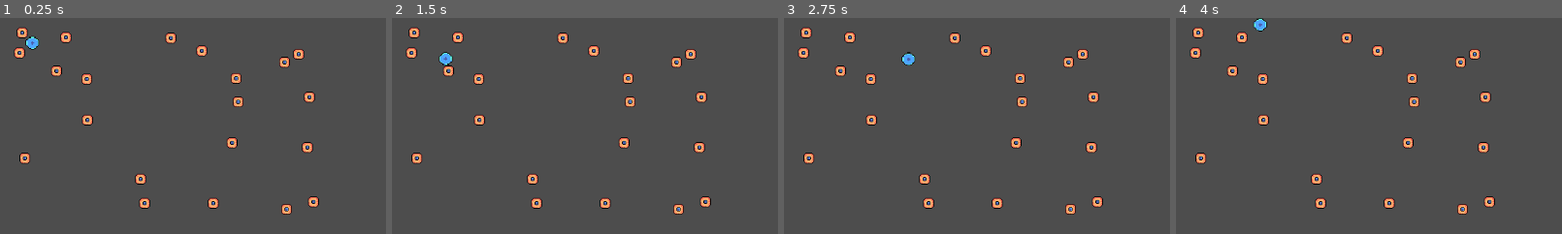
Above: before the commit, frames 1-4 (left to right).
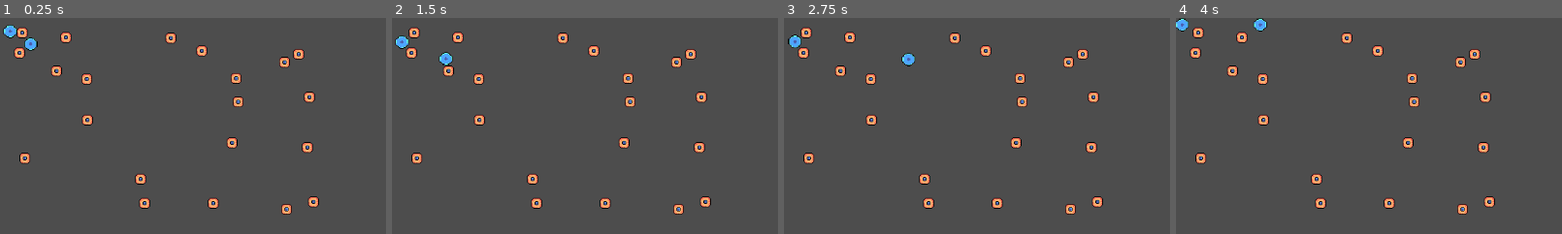
Above: after the commit, the same moments.

Repository: shrimp-dev/AI-game-godot
Game: Godot game, scene res://main_map.tscn
Same seed, same stepped clock (60 frames per second), same inputs: the game is played once before the commit and once after it.
Inputs:
- Up to frame 1 (0.25 s): no input
- Up to frame 2 (1.5 s): tap Enter at 0.5 s; hold Right (ui_right) 0.53-1.28 s; tap Space at 1.25 s; hold Down (ui_down) from 1.28 s (still down)
- Up to frame 3 (2.75 s): tap Enter at 2 s; release Down (ui_down) at 2.03 s; hold Right (ui_right) from 2.03 s (still down)
- Up to frame 4 (4 s): release Right (ui_right) at 2.78 s; hold Up (ui_up) 2.78-3.53 s; tap Space at 3.5 s; hold Left (ui_left) from 3.53 s (still down)
The pictures show only the part of the screen within x 0-50%, y 0-50%; the shares and areas given below are measured in that part.

The runs differ from the first frame. In frame 1, 0.3% of the frame differs, in the area x 0-11%, y 3-16%; in frame 2, 0.2%; in frame 3, 0.2%; in frame 4, 0.2%.

Commit message:
add tcp socket

Diff:
--- /dev/null
+++ b/controller.gd
@@ -0,0 +1,74 @@
+extends Node
+
+signal spawnMacrofSignal()
+signal updateMacroSpeedSignal()
+
+class Command:
+	var actor #String
+	var id   #Int
+	var commandStr #String
+	var x #int
+	var y #int
+
+	func _init(_actor: String = "", _id = 0,_command: String = "", _x: int = 0, _y: int = 0):
+		actor = _actor
+		commandStr = _command
+		x = _x
+		y = _y
+		id = _id
+
+	func to_dict() -> Dictionary:
+		return {
+			"actor": actor,
+			"commandStr": commandStr,
+			"x": x,
+			"y": y,
+			"id": id
+		}
+
+	func from_dict(data: Dictionary) -> void:
+		actor = data.get("actor", "")
+		commandStr = data.get("commandStr", "")
+		x = data.get("x", 0)
+		y = data.get("y", 0)
+		id = data.get("id", 0)
+
+	func to_json() -> String:
+		return JSON.stringify(self.to_dict())
+
+	func from_json(json_string: String) -> void:
+		if json_string == "":
+			return
+		var data: Dictionary = JSON.parse_string(json_string)
+		from_dict(data)
+
+var macroInstances: Array = []
+
+func appendMacroInstances(macrof):
+	macroInstances.append(macrof)
+
+func process_command(text):
+	print(text)
+	var cmdlist = text.split("/")
+	for cmd in cmdlist:
+		var new_cmd = Command.new()
+		new_cmd.from_json(cmd)
+		if new_cmd.actor == "macro":
+			self.macrofageCommand(new_cmd)
+
+func _ready():
+	print("aaa")
+	spawnMacrof(Vector2(20,20))
+	spawnMacrof(Vector2(40,40))
+
+func spawnMacrof(pos):
+	emit_signal("spawnMacrofSignal", pos, len(self.macroInstances))
+
+func updateMacroSpeed(vel: Vector2, id):
+	emit_signal("updateMacroSpeedSignal", vel, id)
+
+func macrofageCommand(command: Command):
+	if command.commandStr == "create":
+		self.spawnMacrof(Vector2(command.x, command.y))
+	elif command.commandStr == "move":
+		self.updateMacroSpeed(Vector2(command.x, command.y), command.id)
--- a/macrofago.gd
+++ b/macrofago.gd
@@ -5,9 +5,23 @@
 const class_dict = {"0":0, "1":1,"2":2,}
 
 var input_array = Array()
+
+var baseVel = Vector2(0,0)
+
+var id = 0;
+
+func _init():
+	Controller.connect("updateMacroSpeedSignal", self.setBaseVel)
+
+func _ready():
+	Controller.appendMacroInstances(self)
+
+func setBaseVel(vel: Vector2, _id):
+	if id == _id:
+		baseVel = vel
+
 func _physics_process(delta):
-	velocity.x = 0
-	velocity.y = 0
+	velocity = baseVel
 	if Input.is_key_pressed(KEY_W) or Input.is_action_pressed("ui_up") :
 		velocity.y = -SPEED
 	if Input.is_key_pressed(KEY_A) or Input.is_action_pressed("ui_left") :
--- a/main_map.gd
+++ b/main_map.gd
@@ -1,14 +1,19 @@
 extends Node2D
 var cell = preload("res://cell_body.tscn")
+var macrof = preload("res://macrofago.tscn")
 var spawnLocs = Array()
 var minDist = 18
 # Called when the node enters the scene tree for the first time.
+
+func _init():
+	Controller.connect("spawnMacrofSignal", self.instantiateMacrof)
+
 func _ready():
+
 	for i in 100:
 		var new_cell = cell.instantiate()
 		new_cell.global_position = getNextSpawnLoc()
 		new_cell.add_to_group("1")
-
 		add_child(new_cell)
 
 func getNextSpawnLoc():
@@ -23,6 +28,14 @@
 			spawnLocs.append(newLoc)
 			return newLoc
 
+func instantiateMacrof(position, id):
+	var newMacrof = macrof.instantiate()
+	newMacrof.global_position = position
+	newMacrof.id = id
+	newMacrof.add_to_group("2")
+
+	add_child(newMacrof)
+
 # Called every frame. 'delta' is the elapsed time since the previous frame.
 func _process(delta):
 	pass
--- a/main_map.tscn
+++ b/main_map.tscn
@@ -1,6 +1,5 @@
-[gd_scene load_steps=7 format=3 uid="uid://b67vfembtft5f"]
+[gd_scene load_steps=6 format=3 uid="uid://b67vfembtft5f"]
 
-[ext_resource type="PackedScene" uid="uid://bgaykyupmieqr" path="res://macrofago.tscn" id="1_dd6gn"]
 [ext_resource type="Script" path="res://main_map.gd" id="1_gu3k2"]
 
 [sub_resource type="RectangleShape2D" id="RectangleShape2D_s4wh1"]
@@ -17,9 +16,6 @@
 
 [node name="Map" type="Node2D"]
 script = ExtResource("1_gu3k2")
-
-[node name="Macrofago" parent="." instance=ExtResource("1_dd6gn")]
-position = Vector2(46, 35)
 
 [node name="Wall" type="StaticBody2D" parent="." groups=["0"]]
 
--- a/project.godot
+++ b/project.godot
@@ -15,6 +15,11 @@
 config/features=PackedStringArray("4.1", "Mobile")
 config/icon="res://icon.svg"
 
+[autoload]
+
+Controller="*res://controller.gd"
+Socket="*res://socket.gd"
+
 [rendering]
 
 textures/canvas_textures/default_texture_filter=0
--- /dev/null
+++ b/socket.gd
@@ -0,0 +1,62 @@
+class_name Core
+extends Node
+
+
+# What region will we be connecting to?
+var region: String = "US"
+
+# Dictionary of server regions containing their matching ip/port
+var _server_dict: Dictionary = {
+	"Local": ["127.0.0.1", 8080],
+	"US": ["127.0.0.1", 8080]
+}
+
+var connection
+var connected = false
+
+
+func _ready():
+	var ip = _server_dict[region][0]
+	var port = _server_dict[region][1]
+
+	connection = StreamPeerTCP.new()
+	connection.connect_to_host(ip, port)
+
+	connection.poll()
+
+	if connection.get_status() == connection.STATUS_CONNECTED:
+		print("Successfully connected to the server")
+		connected = true
+	elif connection.get_status() == StreamPeerTCP.STATUS_CONNECTING:
+		print("Trying to connect to " + ip + " : " + str(port))
+	elif connection.get_status() == connection.STATUS_NONE or connection.get_status() == StreamPeerTCP.STATUS_ERROR:
+		print("Error connecting to " + ip + " : " + str(port))
+
+func _process( delta ):
+	var ip = _server_dict[region][0]
+	var port = _server_dict[region][1]
+
+	connection.poll()
+
+	if !connected:
+		if connection.get_status() == connection.STATUS_CONNECTED:
+			print("Process connected to " + ip + " : " + str(port))
+			connected = true
+			return
+
+	if connection.get_status() == connection.STATUS_NONE or connection.get_status() == connection.STATUS_ERROR:
+		print("Server disconnected?")
+		connected = false
+		set_process(false)
+		return
+
+	var available_bytes: int = connection.get_available_bytes()
+	if available_bytes > 0:
+		print("available bytes: ", available_bytes)
+		var data: Array = connection.get_partial_data(available_bytes)
+		# Check for read error.
+		if data[0] != OK:
+			print("Error getting data from stream: ", data[0])
+		else:
+			print("Got Data: ")
+			Controller.process_command(data[1].get_string_from_utf8())
Not shown, added: python_server/client.py
Not shown, added: python_server/main.py
